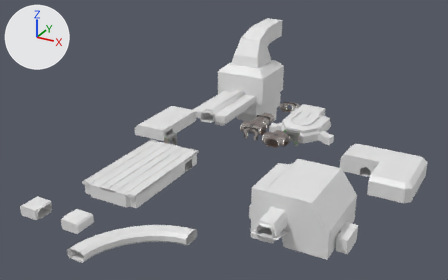
One commit to the Blender file rubens-psx-engine/Content/corridor_single.blend: the scene before it, then after it.
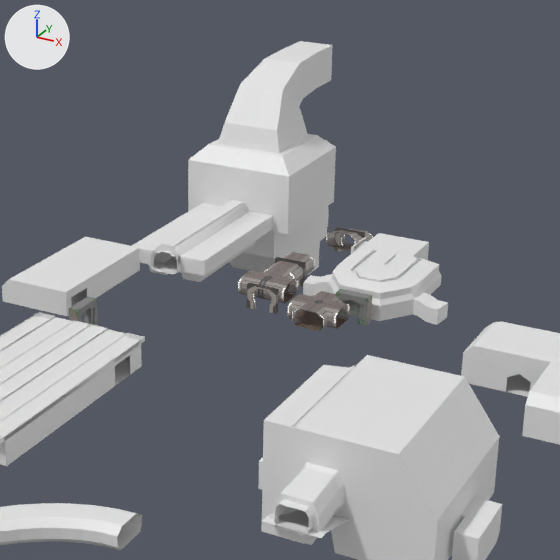
Each version is shown whole from a 50 mm lens placed at (73.6, -190.7, 85.6), pointed at (-14.7, -30.2, 5.3), then close up on the part from 30% to 86% of the width and 0% to 89% of the height. The lights are fixed; the arrows at upper left show +X, +Y and +Z.

Before the edit, the objects in view are built like this:
```python
me_plane_014 = bpy.data.meshes.new('Plane.014')
me_plane_014.from_pydata(...)  # 204 vertices, 196 faces; spans x -11.7..11.7, y -7.1..9.0, z -1.7..3.8
me_plane_014.materials.append(mat_levelstructure_006)  # its picture is missing
me_plane_033 = bpy.data.meshes.new('Plane.033')
me_plane_033.from_pydata(...)  # 37 vertices, 20 faces; spans x -4.0..4.0, y -2.56..4.0, z 0.0..2.85
me_plane_033.materials.append(mat_walls)
me_reactorcore_003 = bpy.data.meshes.new('ReactorCore.003')
me_reactorcore_003.from_pydata(...)  # 101 vertices, 84 faces; spans x -7.0..7.0, y -8.0..18.0, z -2.0..4.5
me_reactorcore_003.materials.append(mat_levelstructure_010)  # its picture is missing
ob_bridge = bpy.data.objects.new('bridge', me_plane_014)
ob_bridge.location = (0.0, 0.0, 0.0)
ob_corridor_wall_t = bpy.data.objects.new('corridor_wall_t', me_plane_033)
ob_corridor_wall_t.location = (-15.0, -8.0, 0.0)
ob_plane_041 = bpy.data.objects.new('Plane.041', me_reactorcore_003)
ob_plane_041.location = (-34.0, 0.0, 0.0)
# also in view: 'BézierCurve.001' at (-8.3, -87.7, 1.4); 'Bathroom?' at (-3.0, 12.0, 1.5); 'Creq_quarters' at (-28.0, -56.0, 2.1); 'corridor_wall_x' at (-4.0, -13.0, 1.4); 'Plane.026' at (-34.0, 22.5, 5.5)
```
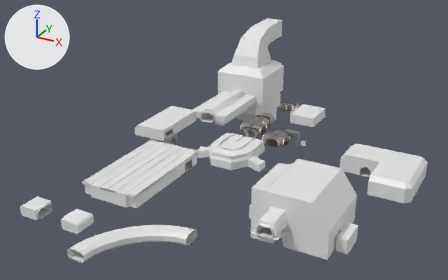
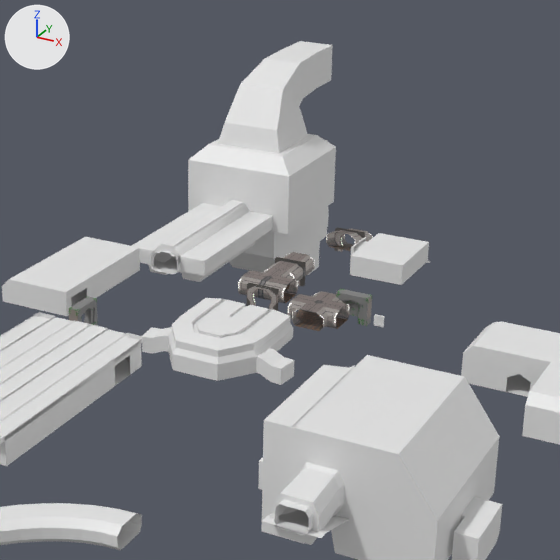
What changed in the scene script:
```text
Change ob_bridge:
    ob_bridge.location: (0.0, 0.0, 0.0) -> (-12.0, -30.0, 0.0)
```

What differs and where, as boxes [x1, y1, x2, y2] in the close-ups (560 x 560 px):
'bridge', moved: before [303, 249, 448, 325]; after [142, 298, 294, 385]
'Bathroom?', unchanged, uncovered by the edit: before [351, 233, 429, 260]; after [350, 233, 430, 285]
